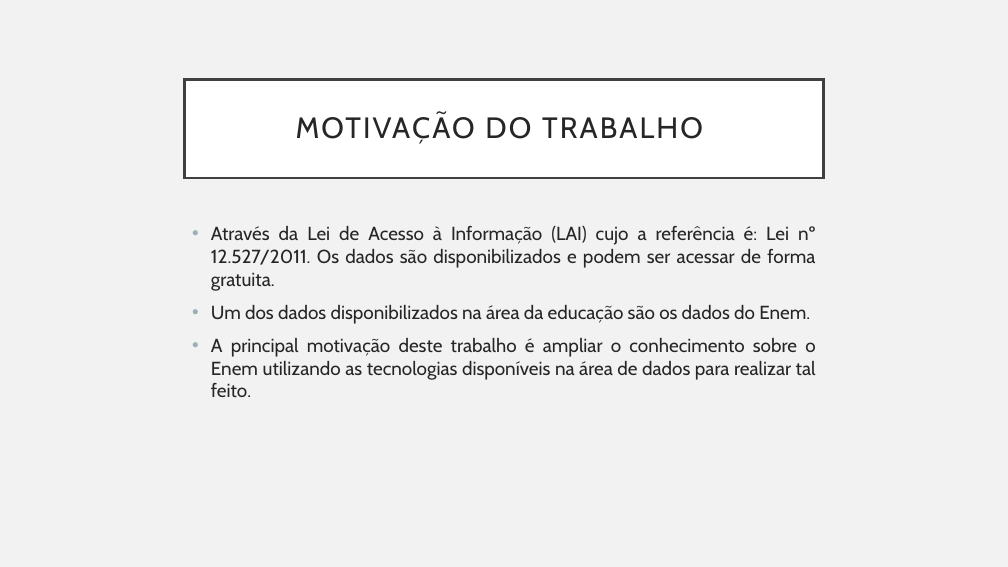
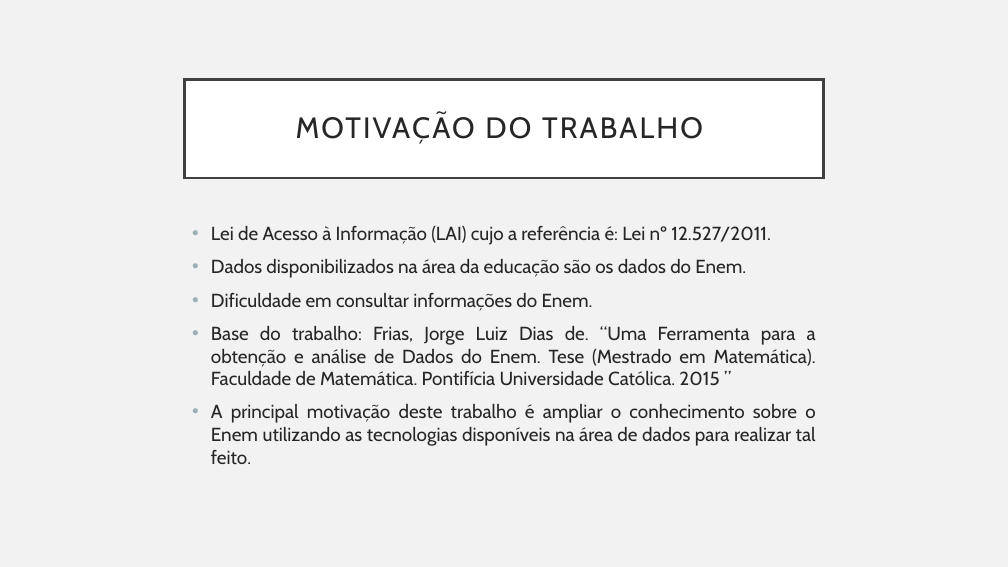
Before and after one commit to martins9/repositoriomonografia, a slide deck: slide 3 of Apresentação_Monografia.pptx. Drawn at 1008x567 pixels with LibreOffice and Linux fonts; fonts in the diff are those of the drawing. Boxes give left, top, right and bottom in pixels: in the first picture for what was removed or moved away, otherwise in the second. Text is boxed around its words. In the diff, an @@ line names an element or a change of style, - is before the commit and + after.

```diff
--- a/Apresentação_Monografia.pptx
+++ b/Apresentação_Monografia.pptx
@@ text at [211, 226, 816, 386]: text changed @@
-• Através da Lei de Acesso à Informação (LAI) cujo a referência é: Lei nº 12.527/2011. Os dados são disponibilizados e podem ser acessar de forma gratuita.
-• Um dos dados disponibilizados na área da educação são os dados do Enem.
+• Lei de Acesso à Informação (LAI) cujo a referência é: Lei nº 12.527/2011.
+• Dados disponibilizados na área da educação são os dados do Enem.
+• Dificuldade em consultar informações do Enem.
+• Base do trabalho: Frias, Jorge Luiz Dias de. “Uma Ferramenta para a obtenção e análise de Dados do Enem. Tese (Mestrado em Matemática). Faculdade de Matemática. Pontifícia Universidade Católica. 2015 ”
```
Also in this commit, not shown: 10 other slides changed, 1 slide added, 5 slides removed, 1 other file.
